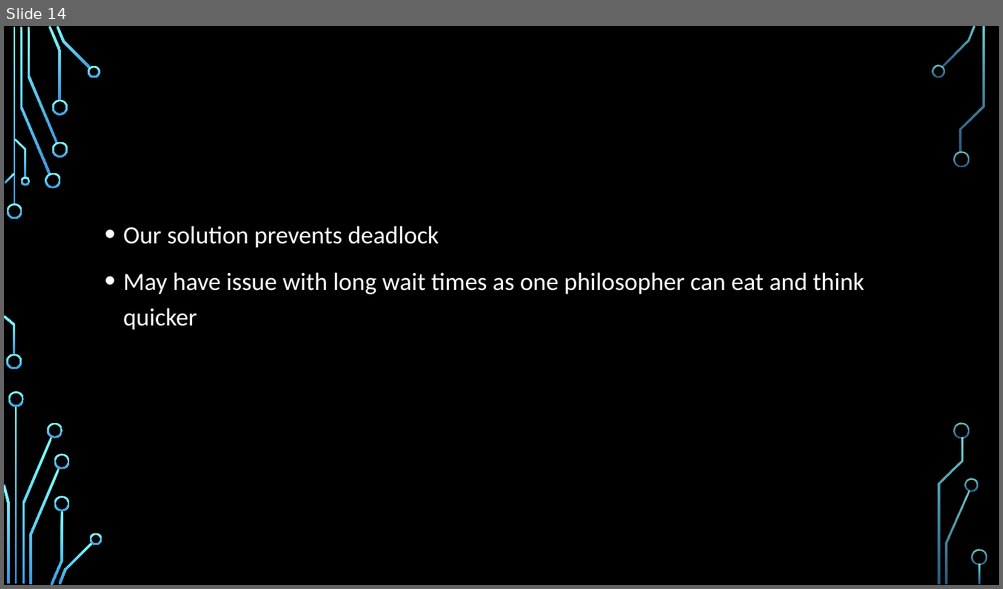
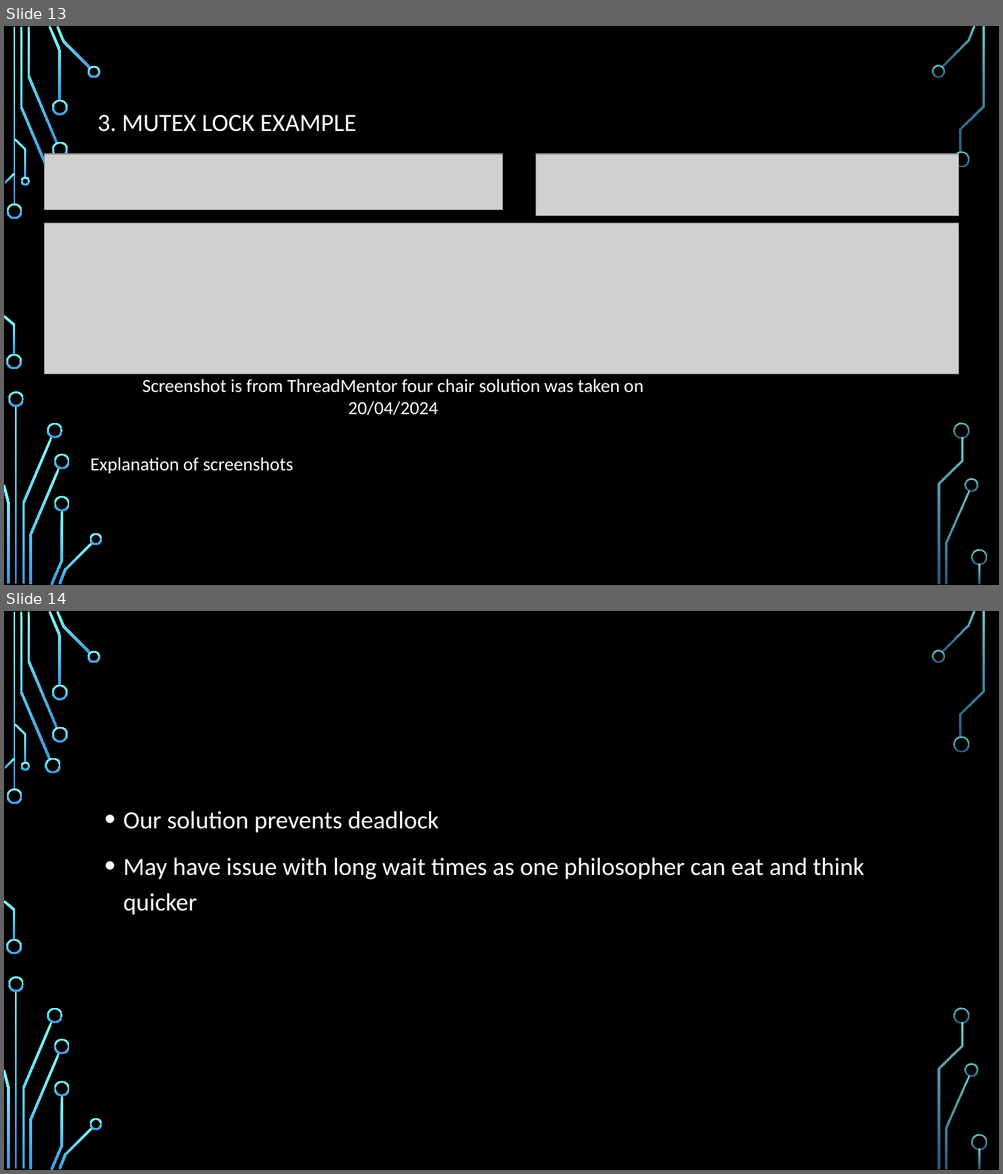
Before and after one commit to StevenKelly99/Stressfree-Pets, a slide deck: final_Presentation_New.pptx. Shown one above the other, each under a label of ours: slide 14 before the commit, slides 13 and 14 after it. The pictures are 1003x589 and 1003x1174 pixels, drawn with LibreOffice and Linux fonts; fonts in the diff are those of the drawing; grey boxes stand for pictures; background and template pictures are left out. Boxes give left, top, right and bottom in pixels: in the first picture for what was removed or moved away, otherwise in the second. Text is boxed around its words. In the diff, an @@ line names an element or a change of style, - is before the commit and + after.

```diff
--- a/final_Presentation_New.pptx
+++ b/final_Presentation_New.pptx
@@ slide 13 added at box(4, 26, 999, 585), background picture (left out); not listed: 36 template elements that a slide beside it also shows @@
@@ text added at box(114, 44, 506, 110), 36 pt, text #000000 @@
+ANALYSIS AND RESULTS:
@@ text added at box(97, 115, 356, 132), 24 pt, text #FFFFFF @@
+3. MUTEX LOCK EXAMPLE
@@ picture added at box(44, 154, 503, 210) @@
@@ picture added at box(535, 154, 959, 216) @@
@@ picture added at box(44, 223, 959, 374) @@
@@ text added at box(142, 379, 643, 415), 18 pt, text #FFFFFF @@
+Screenshot is from ThreadMentor four chair solution was taken on 20/04/2024
@@ text added at box(91, 457, 293, 474), 18 pt, text #FFFFFF @@
+Explanation of screenshots
```
Also in this commit, not shown: 2 slides changed, 1 slide removed.
